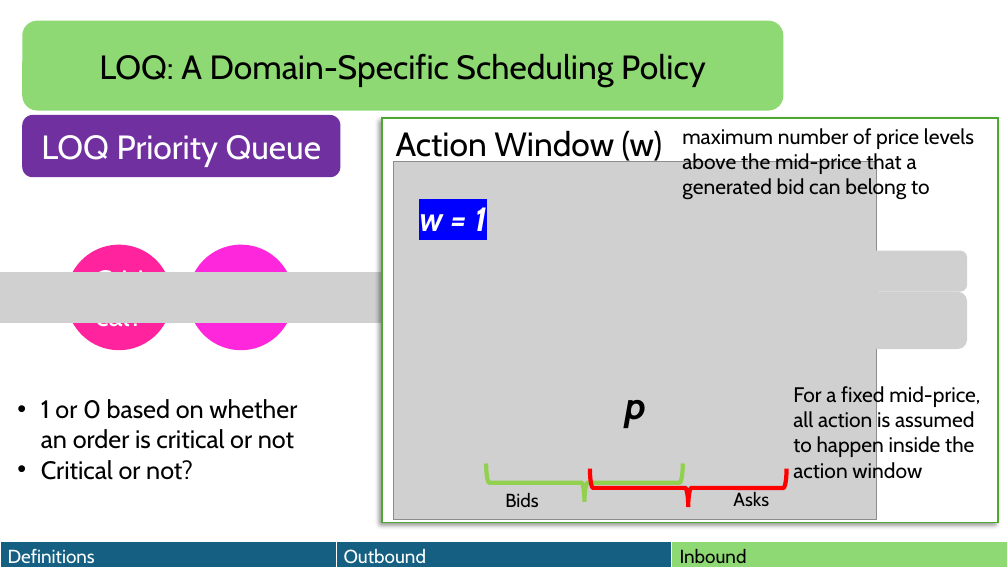
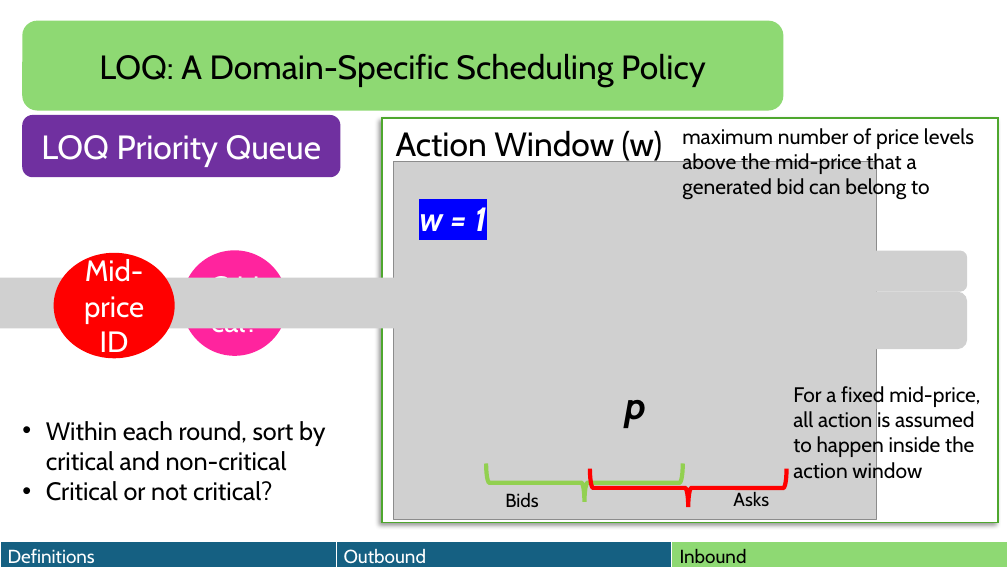
Before and after one commit to HaseebLUMS/Onyx-Presentation, a slide deck: slide 102 of thesis-latency-fairness.pptx. Drawn at 1008x567 pixels with LibreOffice and Linux fonts; fonts in the diff are those of the drawing; grey boxes stand for pictures. Boxes give left, top, right and bottom in pixels: in the first picture for what was removed or moved away, otherwise in the second. Text is boxed around its words. In the diff, an @@ line names an element or a change of style, - is before the commit and + after.

Commit message:
updated presentation

```diff
--- a/thesis-latency-fairness.pptx
+++ b/thesis-latency-fairness.pptx
@@ ellipse added at <box>54,253,175,358</box>, fill #FF0000, 28 pt, text #FFFFFF @@
+Mid-price ID
@@ ellipse "Critical?": place and size @@
-ellipse "Critical?" at <box>67,245,172,351</box>
+ellipse "Critical?" at <box>182,250,288,356</box>
@@ ellipse removed at <box>188,245,294,351</box> @@
-ts
@@ picture: place and size @@
-picture at <box>0,272,399,323</box>
+picture at <box>0,278,403,328</box>
@@ text at <box>46,421,325,501</box>: text changed @@
-• 1 or 0 based on whether an order is critical or not
-• Critical or not?
+• Within each round, sort by critical and non-critical
+• Critical or not critical?
```
Also in this commit, not shown: 8 other slides changed, 3 slides added, 1 other file.
